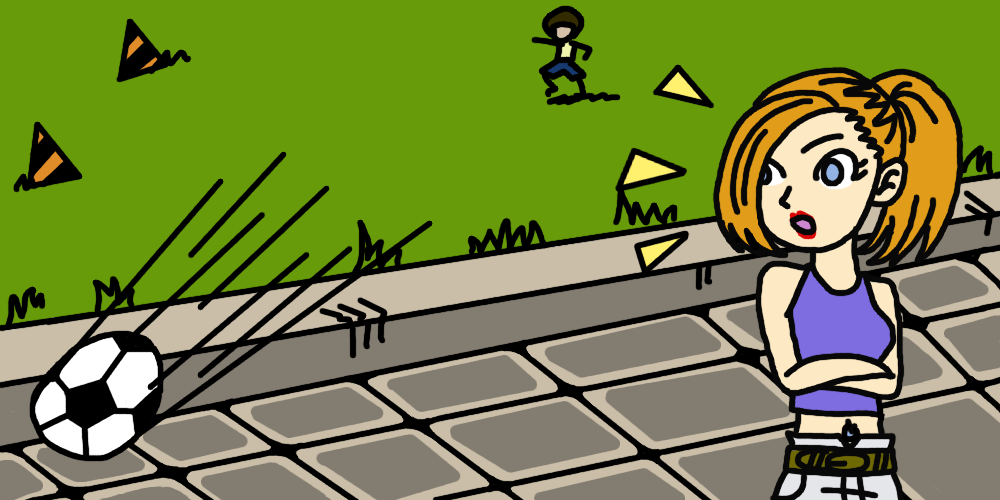
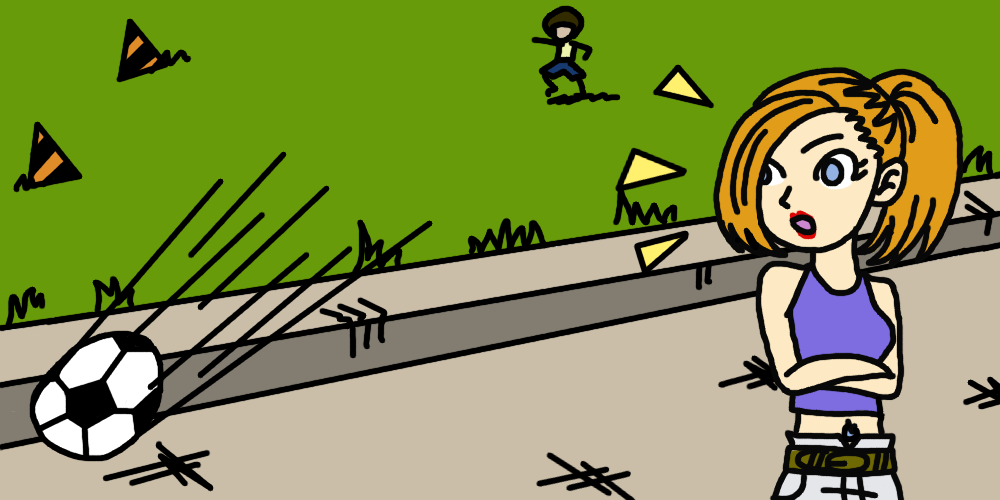
Two versions of the same layered image (w=1000, h=500). Layer-by-layer changes:
painted on "bg LINEART" over box(0, 241, 1000, 500)
painted on "bg COLOR" over box(0, 249, 1000, 500)
